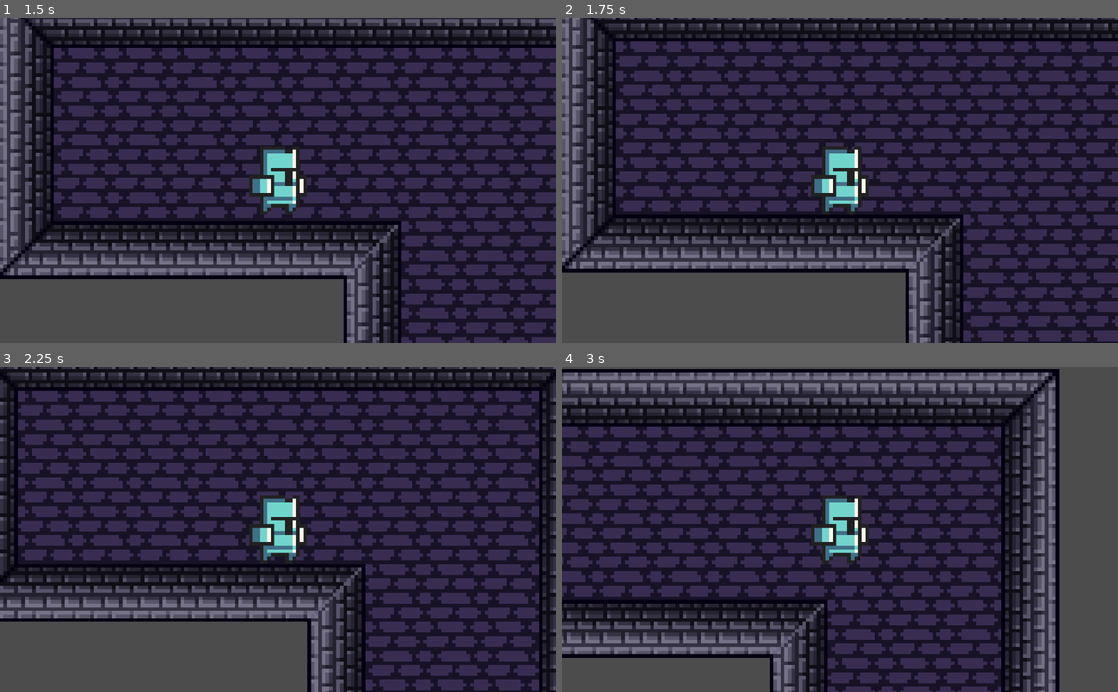
Above: before the commit, frames 1-4 (two rows, left to right).
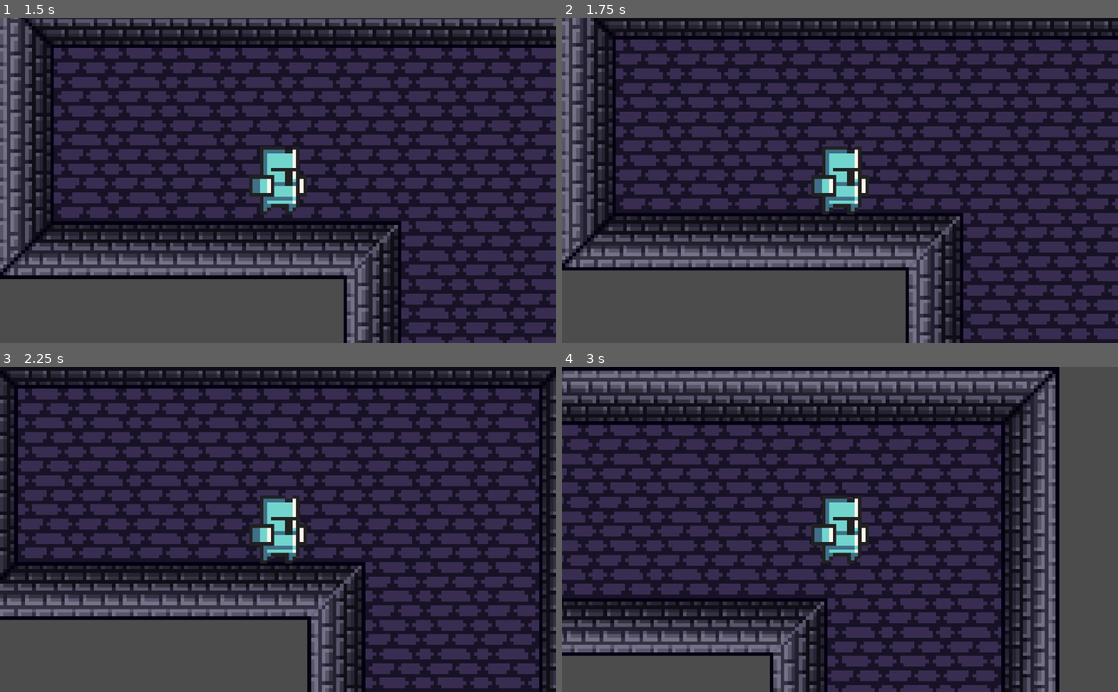
Above: after the commit, the same moments.

Repository: tufteddeer/bookish-octo-waffle
Game: Godot game, scene res://Node2D.tscn
The game is run twice, just before and just after one commit, with the same random seed, the same clock (stepped at 60 frames per second) and the same inputs.
Inputs:
- Up to frame 1 (1.5 s): tap Enter at 0.5 s; hold D (right) 0.53-1.28 s; hold S (down) from 1.28 s (still down)
- Up to frame 2 (1.75 s): keep holding S (down)
- Up to frame 3 (2.25 s): tap Space at 2 s; release S (down) at 2.03 s; hold D (right) from 2.03 s (still down)
- Up to frame 4 (3 s): release D (right) at 2.78 s; hold W (up) from 2.78 s (still down)

Frame 1 is identical in both runs. In frame 2, 21% of the frame differs, in the area x 0-100%, y 0-100%; in frame 3, 21%; in frame 4, 23%, in the area x 0-90%, y 0-100%.

Commit message:
change player collider size

Diff:
--- a/Node2D.tscn
+++ b/Node2D.tscn
@@ -198,7 +198,7 @@
 12/z_index = 0
 
 [sub_resource type="RectangleShape2D" id=2]
-extents = Vector2( 8, 4.3718 )
+extents = Vector2( 5.1006, 4.3718 )
 
 [node name="Node2D" type="Node2D"]
 
@@ -221,5 +221,6 @@
 texture = ExtResource( 3 )
 
 [node name="CollisionShape2D" type="CollisionShape2D" parent="KinematicBody2D"]
-position = Vector2( 0.0595322, 5.11031 )
+position = Vector2( 0.437408, 5.01584 )
+scale = Vector2( 1.02976, 0.898702 )
 shape = SubResource( 2 )
